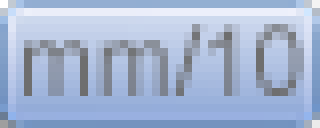
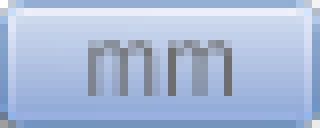
Layered file, before and after one edit (320 × 128). Changes by layer:
renamed "mm/10" to "mm", painted on it over 24, 24, 304, 96
